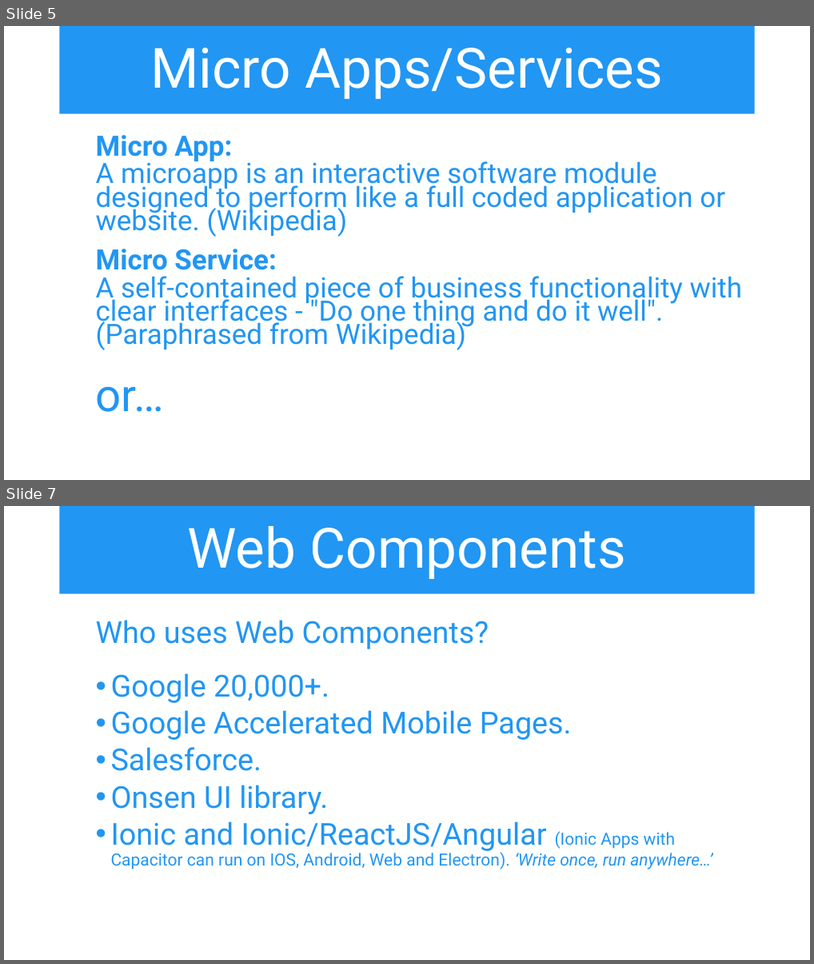
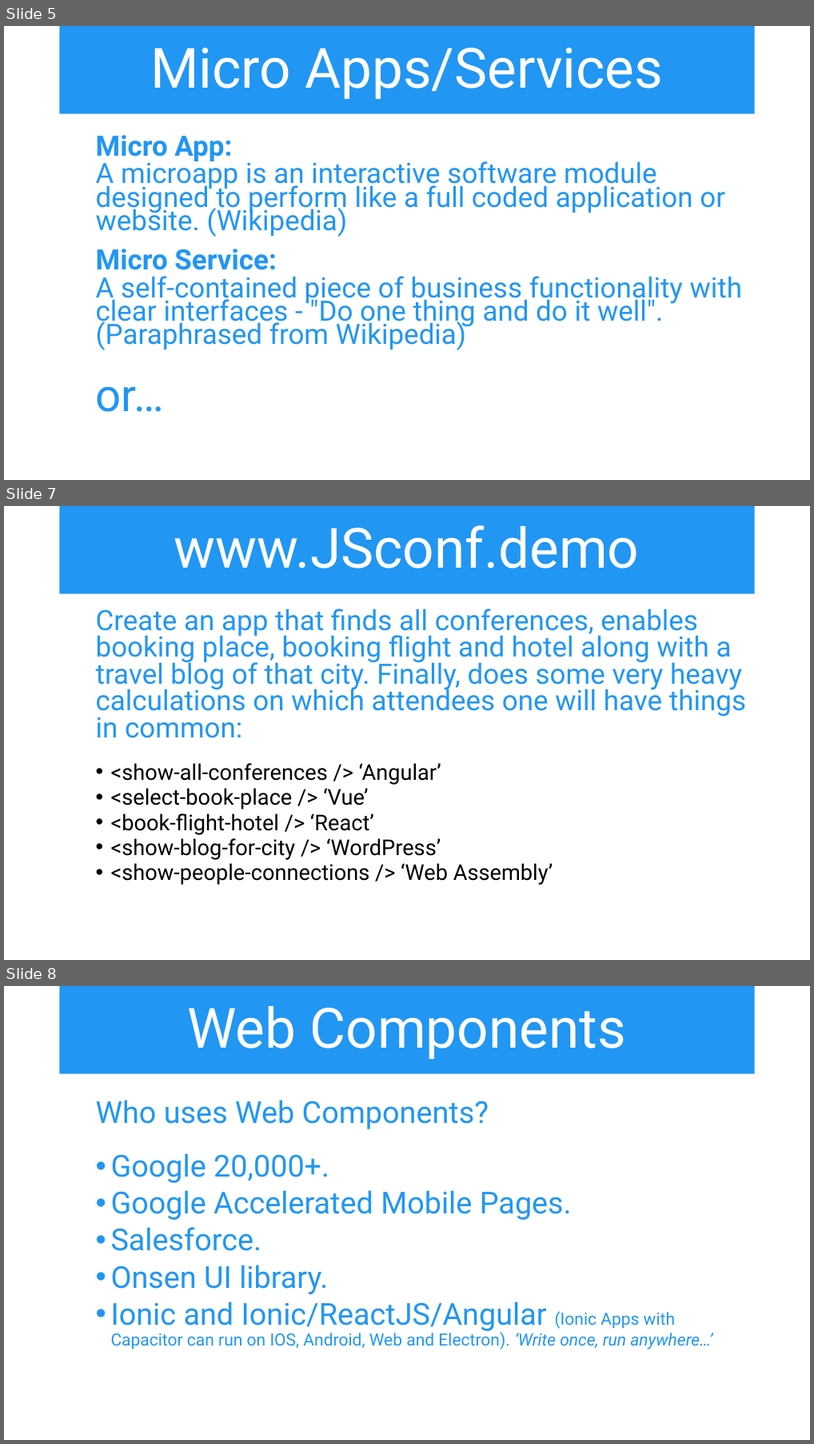
Before and after one commit to iwswordpress/WebComponents, a slide deck: webcomponents.pptx. Shown one above the other, each under a label of ours: slides 5 and 7 before the commit, slides 5, 7 and 8 after it; the slides between them are not shown. The pictures are 814x964 and 814x1444 pixels, drawn with LibreOffice and Linux fonts; fonts in the diff are those of the drawing. Boxes give left, top, right and bottom in pixels: in the first picture for what was removed or moved away, otherwise in the second. Text is boxed around its words. In the diff, an @@ line names an element or a change of style, - is before the commit and + after.

Commit message:
changes in show-post for talk

```diff
--- a/webcomponents.pptx
+++ b/webcomponents.pptx
@@ slide 7 added at (4, 506, 810, 960), background #FFFFFF @@
@@ title added at (60, 506, 755, 594), fill #2196F3, 66 pt, text #FFFFFF @@
+www.JSconf.demo
@@ text added at (96, 608, 746, 884), 33.3 pt, text #2196F3 @@
+  Create an app that finds all conferences, enables booking place, booking flight and hotel along with a travel blog of that city. Finally, does some very heavy calculations on which attendees one will have things in common:
+  • <show-all-conferences /> ‘Angular’
+  • <select-book-place /> ‘Vue’
+  • <book-flight-hotel /> ‘React’
+  • <show-blog-for-city /> ‘WordPress’
+  • <show-people-connections /> ‘Web Assembly’
@@ what was slide 7 is now slide 8 @@
```
Also in this commit, not shown: 2 slides changed, 3 other files.
